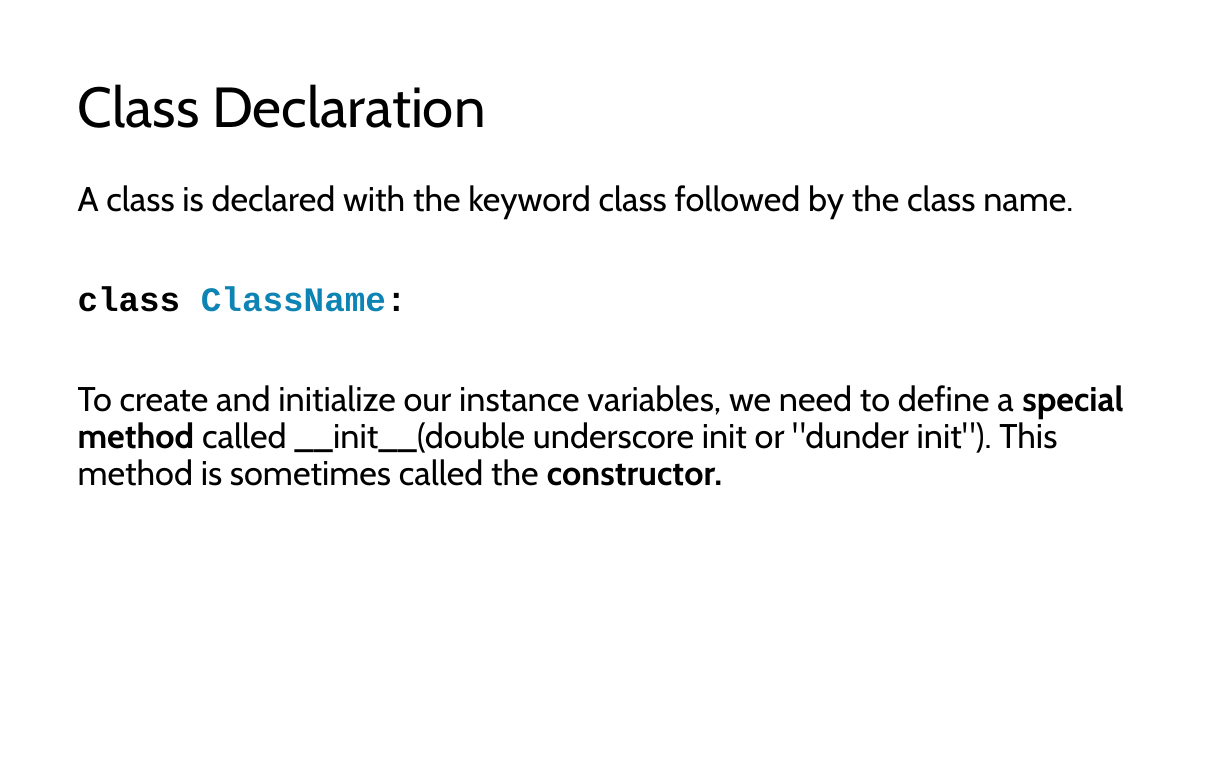
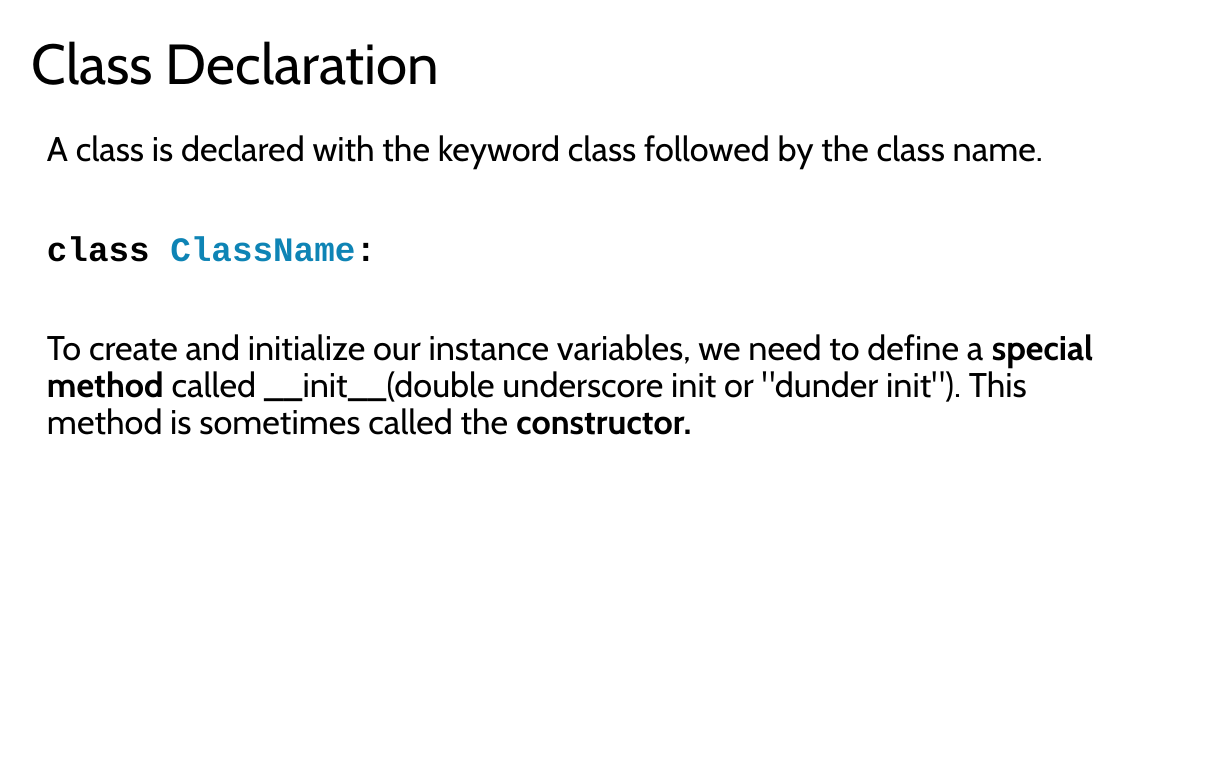
Before and after one commit to LongBaoNguyen/longbaonguyen.github.io, a slide deck: slide 11 of courses/apcsp/lect11a.pptx (slide 9 before the commit). Drawn at 1232x770 pixels with LibreOffice and Linux fonts; fonts in the diff are those of the drawing. Boxes give left, top, right and bottom in pixels: in the first picture for what was removed or moved away, otherwise in the second. Text is boxed around its words. In the diff, an @@ line names an element or a change of style, - is before the commit and + after.

```diff
--- a/courses/apcsp/lect11a.pptx
+++ b/courses/apcsp/lect11a.pptx
@@ title "Class Declaration": place and size @@
-title "Class Declaration" at (78, 84, 485, 128)
+title "Class Declaration" at (31, 41, 439, 85)
@@ text "A class is declared with ...": place and size @@
-text "A class is declared with ..." at (78, 185, 1123, 486)
+text "A class is declared with ..." at (47, 135, 1093, 435)
```
Also in this commit, not shown: 7 other slides changed, 2 slides added, 26 other files.
